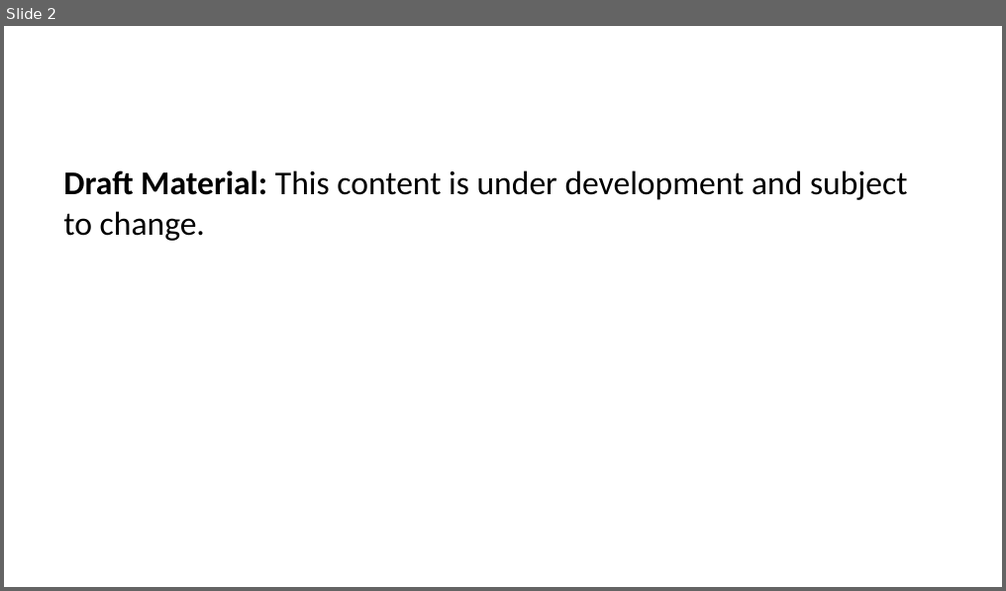
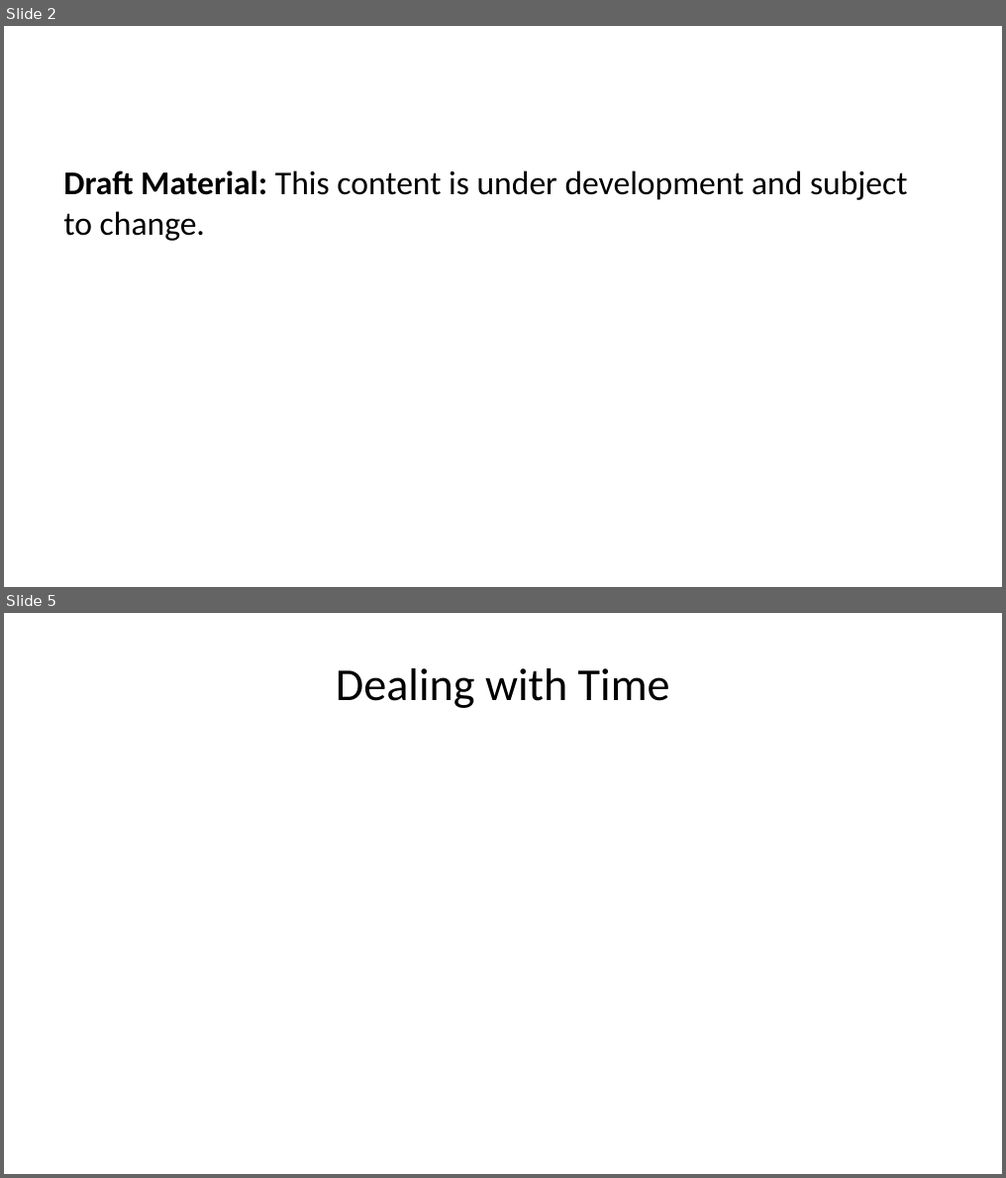
Before and after one commit to CEVE-421-521/ceve-421-521.github.io, a slide deck: lectures/week-05/index.pptx. Shown one above the other, each under a label of ours: slide 2 before the commit, slides 2 and 5 after it; the slides between them are not shown. The pictures are 1006x591 and 1006x1178 pixels, drawn with LibreOffice and Linux fonts; fonts in the diff are those of the drawing. Boxes give left, top, right and bottom in pixels: in the first picture for what was removed or moved away, otherwise in the second. Text is boxed around its words. In the diff, an @@ line names an element or a change of style, - is before the commit and + after.

```diff
--- a/lectures/week-05/index.pptx
+++ b/lectures/week-05/index.pptx
@@ slide 5 added at (4, 613, 1002, 1174), background #FFFFFF @@
@@ title added at (336, 668, 670, 708), 33 pt, text #000000 @@
+Dealing with Time
```
Also in this commit, not shown: 1 slide changed, 8 other slides added, 3 slides removed, 54 other files.
